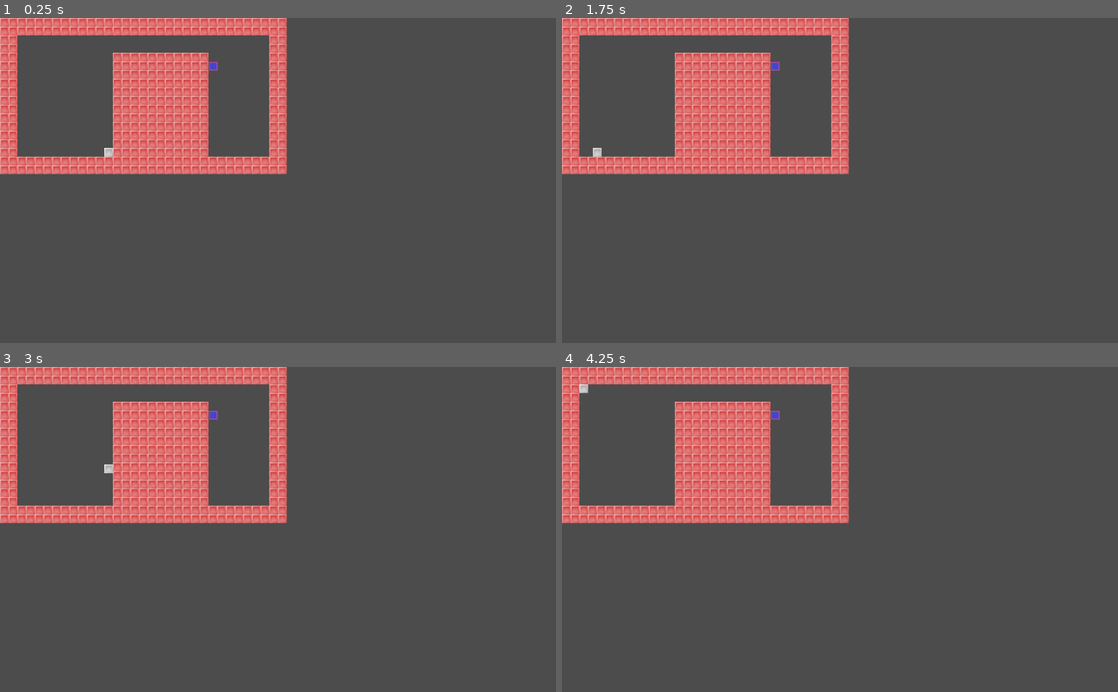
Above: before the commit, frames 1-4 (two rows, left to right).
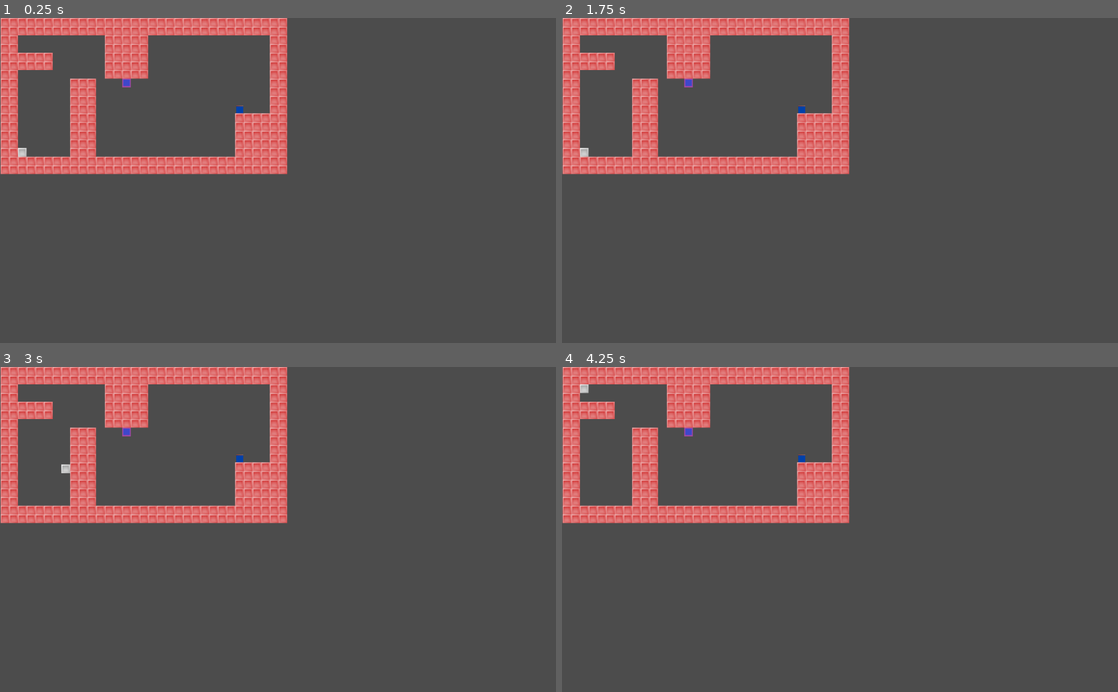
Above: after the commit, the same moments.

Repository: chazanas/godot2
Game: Godot game, scene res://level3.tscn
The game is run twice, just before and just after one commit, with the same random seed, the same clock (stepped at 60 frames per second) and the same inputs. Before the commit the project starts from res://level1.tscn.
Inputs:
- Up to frame 1 (0.25 s): no input
- Up to frame 2 (1.75 s): tap Enter at 0.5 s; hold Right (move_right) 0.53-1.28 s; hold Down (move_bottom) 0.53-1.28 s; tap Space at 1.25 s; hold Left (move_left) from 1.28 s (still down); tap Down (move_bottom) at 1.35 s
- Up to frame 3 (3 s): release Left (move_left) at 2.03 s; hold Right (move_right) 2.03-2.78 s; hold Down (move_bottom) 2.03-2.78 s; hold Up (move_up) from 2.78 s (still down); tap Down (move_bottom) at 2.85 s
- Up to frame 4 (4.25 s): release Up (move_up) at 3.53 s; hold Left (move_left) from 3.53 s (still down); hold Down (move_bottom) from 3.53 s (still down)

The runs differ from the first frame. In frame 1, 8.9% of the frame differs, in the area x 0-52%, y 0-49%; in frame 2, 8.9%; in frame 3, 8.9%; in frame 4, 8.9%.

Commit message:
Add stuff to make movable box

Diff:
--- /dev/null
+++ b/caixa.gd
@@ -0,0 +1,19 @@
+extends KinematicBody2D
+
+# This is a demo showing how KinematicBody2D
+# move_and_slide works.
+
+# Member variables
+const MOTION_SPEED = 300 # Pixels/second
+const TILE_PORTAL = 1
+var motionString = ""
+var motionLast = Vector2(0,0)
+
+func set_motion(inicio):
+	move_and_slide(inicio.normalized() * MOTION_SPEED)
+	motionLast = inicio.normalized() * MOTION_SPEED
+
+
+func _physics_process(delta):
+	var motion = Vector2()
+	move_and_slide(motionLast)
--- a/level3.tscn
+++ b/level3.tscn
@@ -1,10 +1,11 @@
-[gd_scene load_steps=9 format=2]
+[gd_scene load_steps=11 format=2]
 
 [ext_resource path="res://obstacle.png" type="Texture" id=1]
-[ext_resource path="res://moving-obstacle.png" type="Texture" id=2]
-[ext_resource path="res://player.tscn" type="PackedScene" id=3]
-[ext_resource path="res://portal.png" type="Texture" id=4]
-[ext_resource path="res://Area2D3.gd" type="Script" id=5]
+[ext_resource path="res://player.tscn" type="PackedScene" id=2]
+[ext_resource path="res://portal.png" type="Texture" id=3]
+[ext_resource path="res://Area2D3.gd" type="Script" id=4]
+[ext_resource path="res://caixa.gd" type="Script" id=5]
+[ext_resource path="res://moving-obstacle.png" type="Texture" id=6]
 
 [sub_resource type="RectangleShape2D" id=1]
 
@@ -33,11 +34,16 @@
 custom_solver_bias = 0.0
 radius = 10.0
 
+[sub_resource type="RectangleShape2D" id=4]
+
+custom_solver_bias = 0.0
+extents = Vector2( 8.93756, 10 )
+
 [node name="colworld" type="Node2D" index="0"]
 
 [node name="TileMap" type="TileMap" parent="." index="0"]
 
-position = Vector2( 1, 0 )
+position = Vector2( 0.739349, 0 )
 mode = 0
 tile_set = SubResource( 2 )
 cell_size = Vector2( 16, 16 )
@@ -57,19 +63,15 @@
 tile_data = PoolIntArray( 0, 0, 0, 1, 0, 0, 2, 0, 0, 3, 0, 0, 4, 0, 0, 5, 0, 0, 6, 0, 0, 7, 0, 0, 8, 0, 0, 9, 0, 0, 10, …(3550 unchanged characters)…
 _sections_unfolded = [ "Collision" ]
 
-[node name="moving-obstacle" type="Sprite" parent="TileMap" index="0"]
-
-position = Vector2( 439.317, 167.313 )
-texture = ExtResource( 2 )
-
-[node name="player" parent="." index="1" instance=ExtResource( 3 )]
+[node name="player" parent="." index="1" instance=ExtResource( 2 )]
 
 position = Vector2( 39.2238, 248.872 )
+_sections_unfolded = [ "Collision", "Material", "Pickable", "Transform", "Visibility", "collision" ]
 
 [node name="portal" type="Sprite" parent="." index="2"]
 
 position = Vector2( 233.136, 119.705 )
-texture = ExtResource( 4 )
+texture = ExtResource( 3 )
 
 [node name="Area2D" type="Area2D" parent="." index="3"]
 
@@ -82,8 +84,30 @@
 angular_damp = 1.0
 audio_bus_override = false
 audio_bus_name = "Master"
-script = ExtResource( 5 )
+script = ExtResource( 4 )
 
 [node name="CollisionShape2D" type="CollisionShape2D" parent="Area2D" index="0"]
 
 shape = SubResource( 3 )
+
+[node name="caixa" type="KinematicBody2D" parent="." index="4"]
+
+position = Vector2( 441.468, 169.007 )
+scale = Vector2( 0.836999, 0.822568 )
+input_pickable = false
+collision_layer = 1
+collision_mask = 1
+collision/safe_margin = 0.08
+script = ExtResource( 5 )
+_sections_unfolded = [ "Collision", "Material", "Pause", "Pickable", "Transform", "Visibility", "collision" ]
+
+[node name="Sprite" type="Sprite" parent="caixa" index="0"]
+
+texture = ExtResource( 6 )
+_sections_unfolded = [ "Offset", "Transform", "Z Index" ]
+
+[node name="CollisionShape2D" type="CollisionShape2D" parent="caixa" index="1"]
+
+position = Vector2( 0.259044, 0.613266 )
+scale = Vector2( 0.784634, 0.700785 )
+shape = SubResource( 4 )
--- a/level4.tscn
+++ b/level4.tscn
@@ -60,7 +60,7 @@
 
 [node name="Area2D" type="Area2D" parent="." index="2"]
 
-position = Vector2( 488.42, 233.359 )
+position = Vector2( 489.616, 217.817 )
 scale = Vector2( 0.273974, 0.249067 )
 input_pickable = true
 gravity_vec = Vector2( 0, 1 )
@@ -79,5 +79,5 @@
 
 [node name="portal" type="Sprite" parent="." index="3"]
 
-position = Vector2( 489.297, 233.359 )
+position = Vector2( 489.297, 217.419 )
 texture = ExtResource( 4 )
--- a/player.gd
+++ b/player.gd
@@ -37,11 +37,17 @@
 	move_and_slide(motion)
 	if get_slide_count() > 0:
 		for i in range(get_slide_count()):
-			var coll_pos = get_slide_collision(i).position
+			var coll_pos = get_slide_collision(i).collider
+			if coll_pos == get_parent().get_node("caixa"):
+				var box = coll_pos
+				box.set_motion(motion)
+				motionString = ""
 
 			##var collidingWith = get_collision_pos()
 			##print("hit1")
-			var tile = get_parent().get_node("TileMap").get_cellv(get_parent().get_node("TileMap").world_to_map(coll_pos))
-			print(tile);
-			if tile == TILE_PORTAL:
-				print("hit")
+
+
+
+			#print(tile);
+			#if tile == TILE_PORTAL:
+				#print("hit")
--- a/player.tscn
+++ b/player.tscn
@@ -8,7 +8,7 @@
 custom_solver_bias = 0.0
 extents = Vector2( 8, 8 )
 
-[node name="player" type="KinematicBody2D"]
+[node name="player" type="KinematicBody2D" index="0"]
 
 input_pickable = false
 collision_layer = 1
--- a/project.godot
+++ b/project.godot
@@ -11,7 +11,7 @@
 [application]
 
 config/name="Kinematic Collision"
-run/main_scene="res://level1.tscn"
+run/main_scene="res://level3.tscn"
 config/icon="res://icon.png"
 
 [gdnative]
